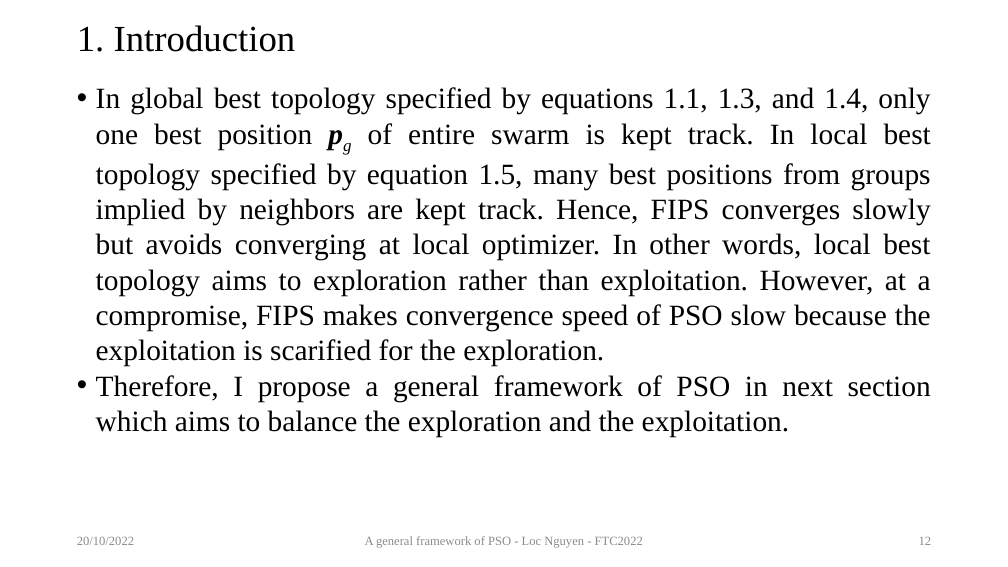
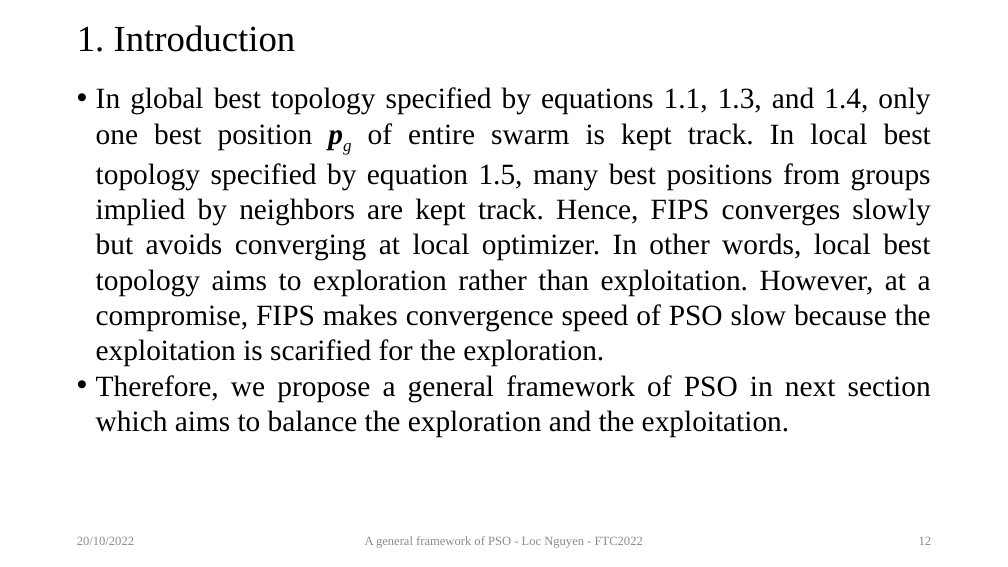
Before and after one commit to ngphloc/ai, a slide deck: slide 12 of 2_design/pso/GeneralPSO.pptx. Drawn at 1008x567 pixels with LibreOffice and Linux fonts; fonts in the diff are those of the drawing. Boxes give left, top, right and bottom in pixels: in the first picture for what was removed or moved away, otherwise in the second. Text is boxed around its words. In the diff, an @@ line names an element or a change of style, - is before the commit and + after.

```diff
--- a/2_design/pso/GeneralPSO.pptx
+++ b/2_design/pso/GeneralPSO.pptx
@@ text at (96,375,931,437): text changed @@
-• Therefore, I propose a general framework of PSO in next section which aims to balance the exploration and the exploitation.
+• Therefore, we propose a general framework of PSO in next section which aims to balance the exploration and the exploitation.
```
Also in this commit, not shown: 3 other slides changed, 2 other files.
